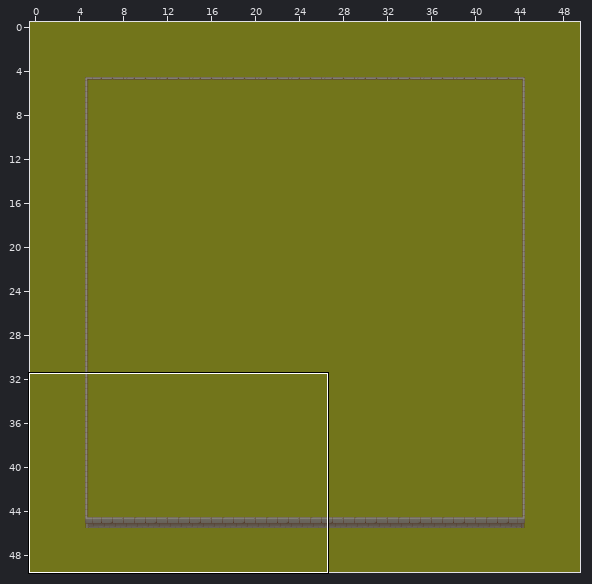
Two states of a Tiled map, rsc/map.tmx. The first picture is a wide view before the edit; the outline marks the close-up.
Close-up. Before:
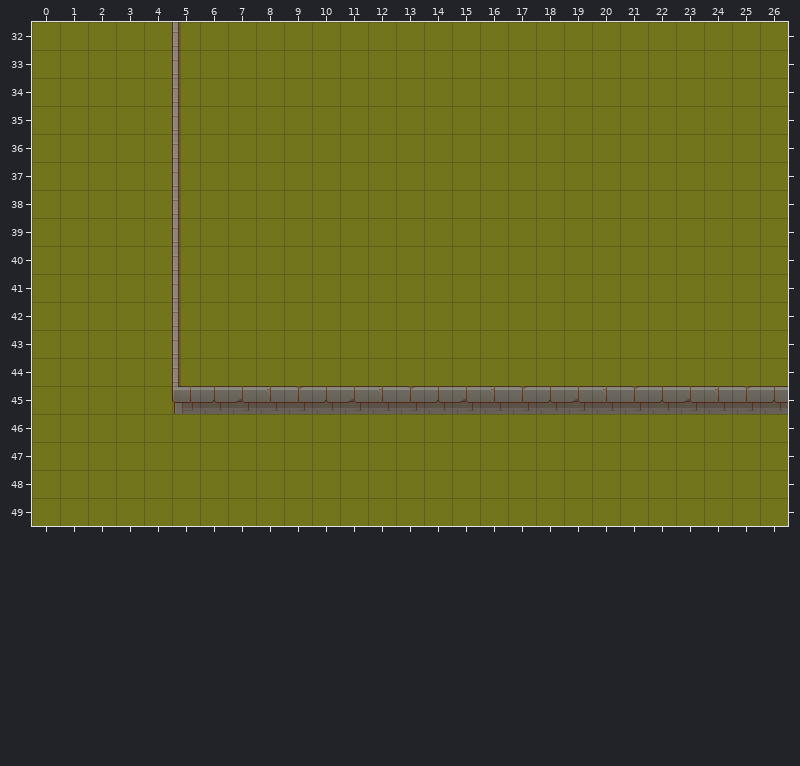
Cells are 32x32 px. Shown: x 0..26, y 32..49. The commit also changed other parts of the map, which this record leaves out.
And afterwards:
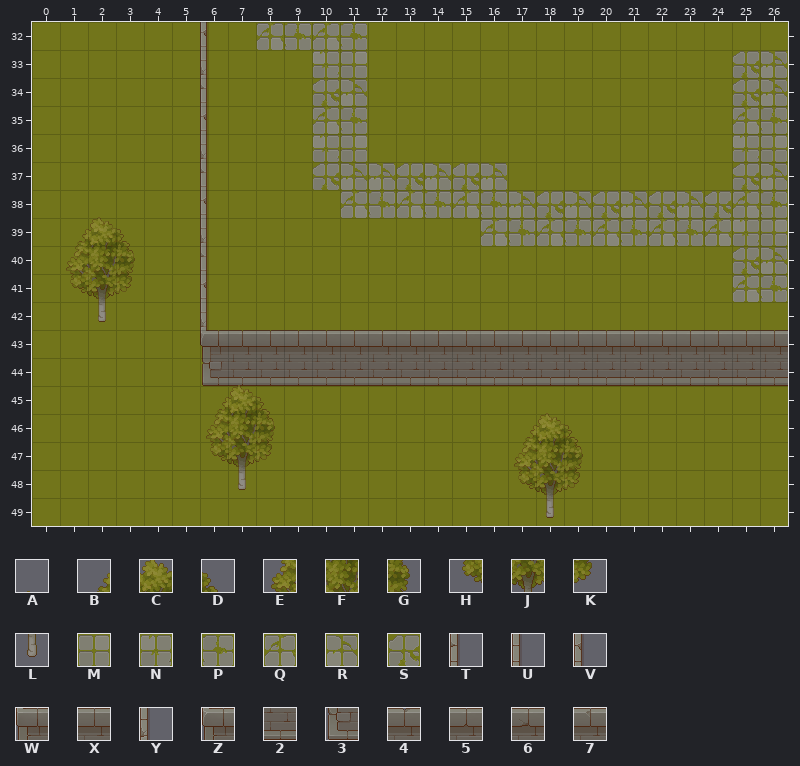
Key: from "TX Plant": A 10, B 25, C 26, D 27, E 41, F 42, G 43, H 57, J 58, K 59, L 74; from "TX Tileset Grass": M 32 turned 180, N 33 turned 180, P 40 turned 180, Q 41 turned 180, R 48 turned 180, S 49 turned 180; from "TX Tileset Wall": T 25, U 33, V 41, W 49, X 50, Y 57, Z 60, 2 66, 3 76, 4 97, 5 98, 6 99, 7 100.
_ is an empty cell.
Tiles of an added or newly shown layer are drawn over the layers below it.
Edits made:
Layer "behind-the-wall" (added):
There is now tile M in row 33 at x 11; in row 36 at x 11 and 26; in row 39 at x 26.
There is now tile N in row 33 at x 10; in row 36 at x 10 and 25; in row 39 at x 25.
There is now tile P in row 32 at x 9 and 11; in row 35 at x 11 and 26; in row 38 at x 12, 14, 16 and 26; in row 39 at x 17, 19, 21 and 23; in row 41 at x 26.
There is now tile Q in row 32 at x 8 and 10; in row 35 at x 10 and 25; in row 38 at x 11, 13, 15 and 25; in row 39 at x 16, 18, 20, 22 and 24; in row 41 at x 25.
There is now tile R in row 33 at x 26; in row 34 at x 11 and 26; in row 37 at x 11 to 12, 14, 16 and 26; in row 38 at x 17, 19, 21 and 23; in row 40 at x 26.
There is now tile S in row 33 at x 25; in row 34 at x 10 and 25; in row 37 at x 10, 13, 15 and 25; in row 38 at x 18, 20, 22 and 24; in row 40 at x 25.
Layer "deco":
There is now tile 2 in row 44 at x 7 to 26.
There is now tile 3 in row 44 at x 6.
There is now tile T in row 34 at x 6; in row 37 at x 6; in row 40 at x 6.
There is now tile V in row 32 at x 6; in row 35 at x 6; in row 38 at x 6; in row 41 at x 6.
There is now tile X in row 43 at x 7 to 26.
There is now tile Y in row 33 at x 6; in row 36 at x 6; in row 39 at x 6; in row 42 at x 6.
There is now tile Z in row 43 at x 6.
Tile 4 is removed in row 45 at x 9, 13, 17, 21 and 25.
Tile 5 is removed in row 45 at x 6, 10, 14, 18, 22 and 26.
Tile 6 is removed in row 45 at x 7, 11, 15, 19 and 23.
Tile 7 is removed in row 45 at x 8, 12, 16, 20 and 24.
Tile U is removed in rows 32 to 44 at x 5.
Tile W is removed in row 45 at x 5.
Layer "nature" (added):
There is now tile A in row 44 at x 7; in row 45 at x 18.
There is now tile B in row 39 at x 1; in row 45 at x 6; in row 46 at x 17.
There is now tile C in row 39 at x 2; in row 45 at x 7; in row 46 at x 18.
There is now tile D in row 39 at x 3; in row 45 at x 8; in row 46 at x 19.
There is now tile E in row 40 at x 1; in row 46 at x 6; in row 47 at x 17.
There is now tile F in row 40 at x 2; in row 46 at x 7; in row 47 at x 18.
There is now tile G in row 40 at x 3; in row 46 at x 8; in row 47 at x 19.
There is now tile H in row 41 at x 1; in row 47 at x 6; in row 48 at x 17.
There is now tile J in row 41 at x 2; in row 47 at x 7; in row 48 at x 18.
There is now tile K in row 41 at x 3; in row 47 at x 8; in row 48 at x 19.
There is now tile L in row 42 at x 2; in row 48 at x 7; in row 49 at x 18.
Where, in picture pixels (left, top, right, bottom), the same in both close-ups:
changed: (172, 22, 788, 518)
added: (66, 218, 135, 322)
